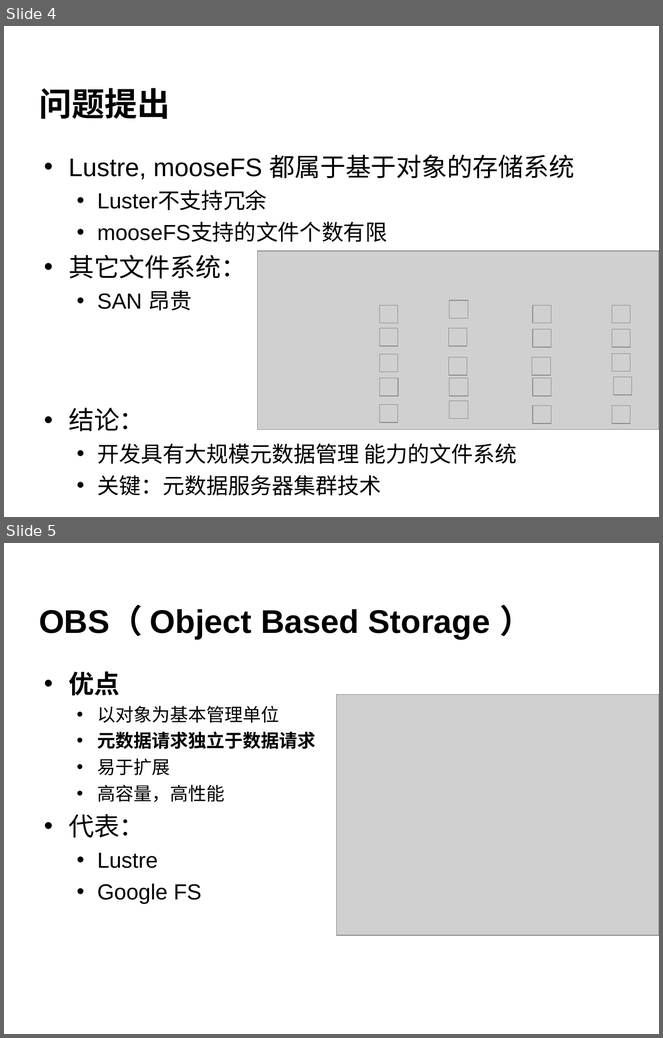
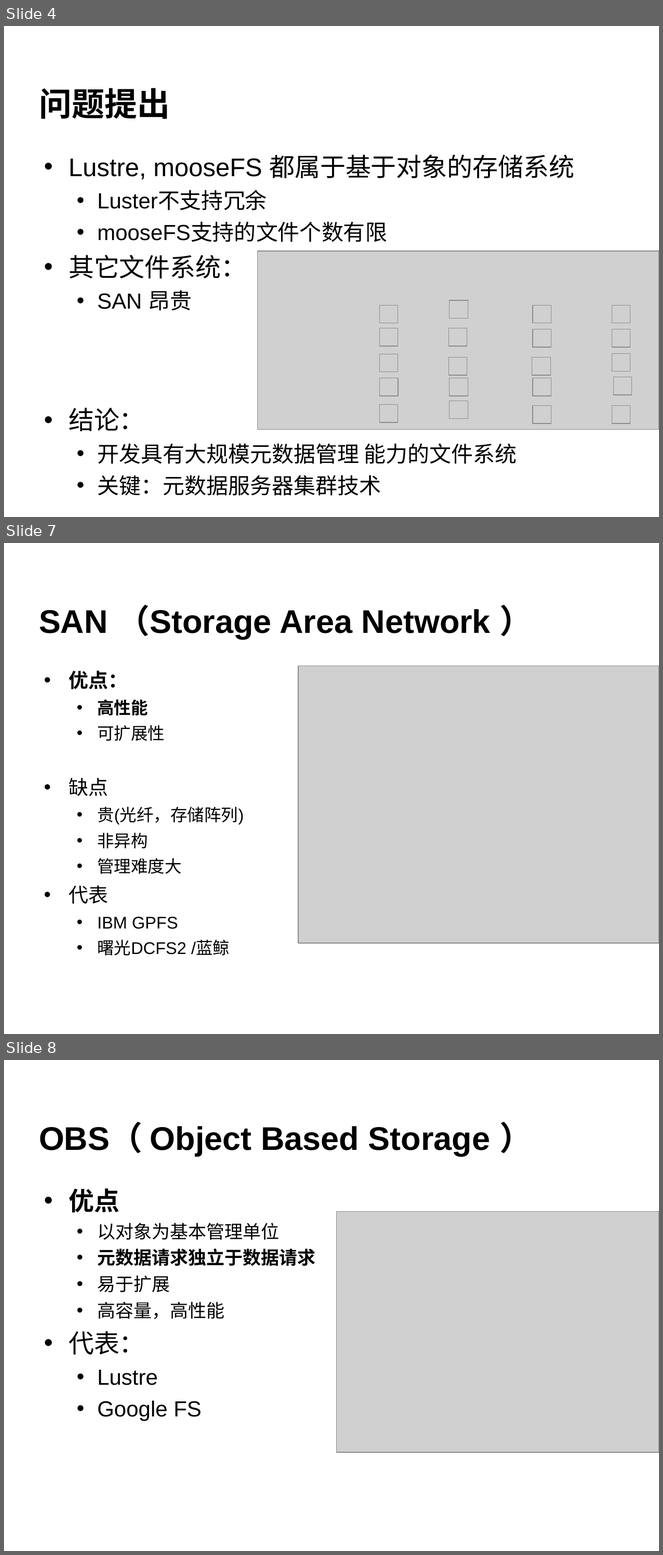
Before and after one commit to cheliequan/idning-paper, a slide deck: draft/答辩.ppt. Shown one above the other, each under a label of ours: slides 4 and 5 before the commit, slides 4, 7 and 8 after it; the slides between them are not shown. The pictures are 663x1038 and 663x1555 pixels, drawn with LibreOffice and Linux fonts; fonts in the diff are those of the drawing; grey boxes stand for pictures; background and template pictures are left out. Boxes give left, top, right and bottom in pixels: in the first picture for what was removed or moved away, otherwise in the second. Text is boxed around its words. In the diff, an @@ line names an element or a change of style, - is before the commit and + after.

```diff
--- a/draft/答辩.ppt
+++ b/draft/答辩.ppt
@@ slide 7 added at bbox=[4, 543, 659, 1034], background picture (left out) @@
@@ title added at bbox=[39, 605, 491, 640], 36 pt, text #000000, bold @@
+SAN （Storage Area Network ）
@@ picture added at bbox=[298, 666, 659, 944] @@
@@ text added at bbox=[68, 670, 244, 956], 18.6 pt, text #000000 @@
+• 优点：
+  • 高性能
+  • 可扩展性
+• 缺点
+  • 贵(光纤，存储阵列)
+  • 非异构
+  • 管理难度大
+• 代表
+  • IBM GPFS
+  • 曙光DCFS2 /蓝鲸
@@ what was slide 5 is now slide 8 @@
```
Also in this commit, not shown: 9 slides changed, 4 other slides added.
